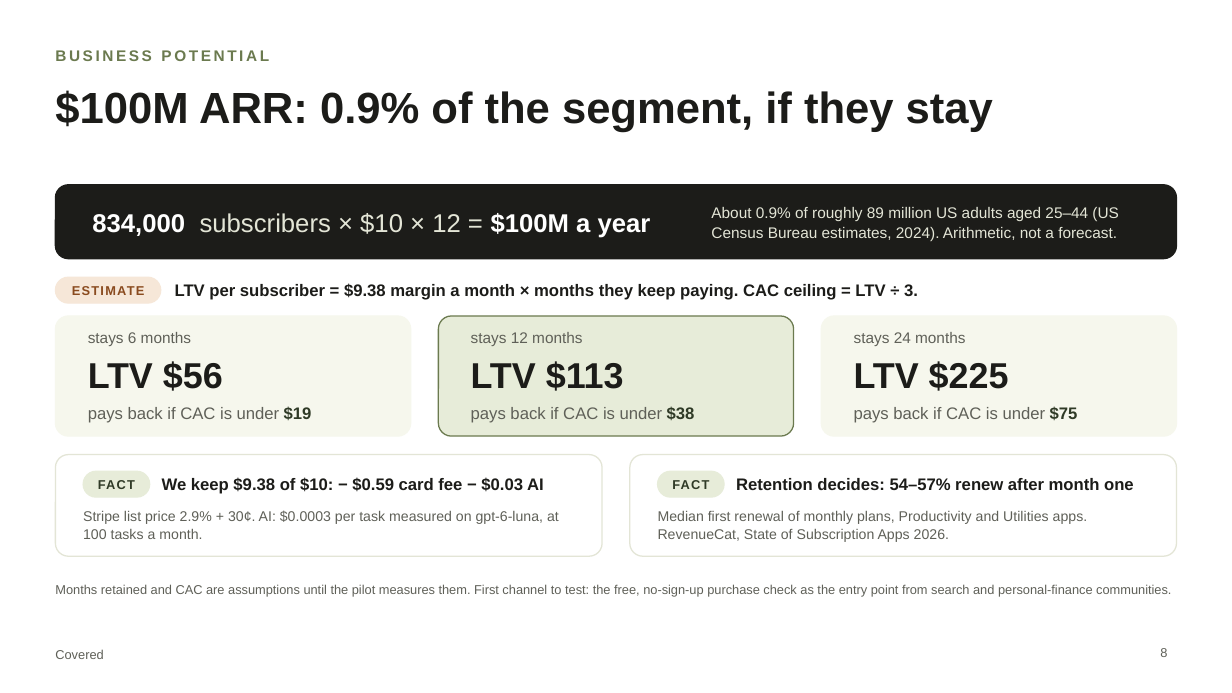
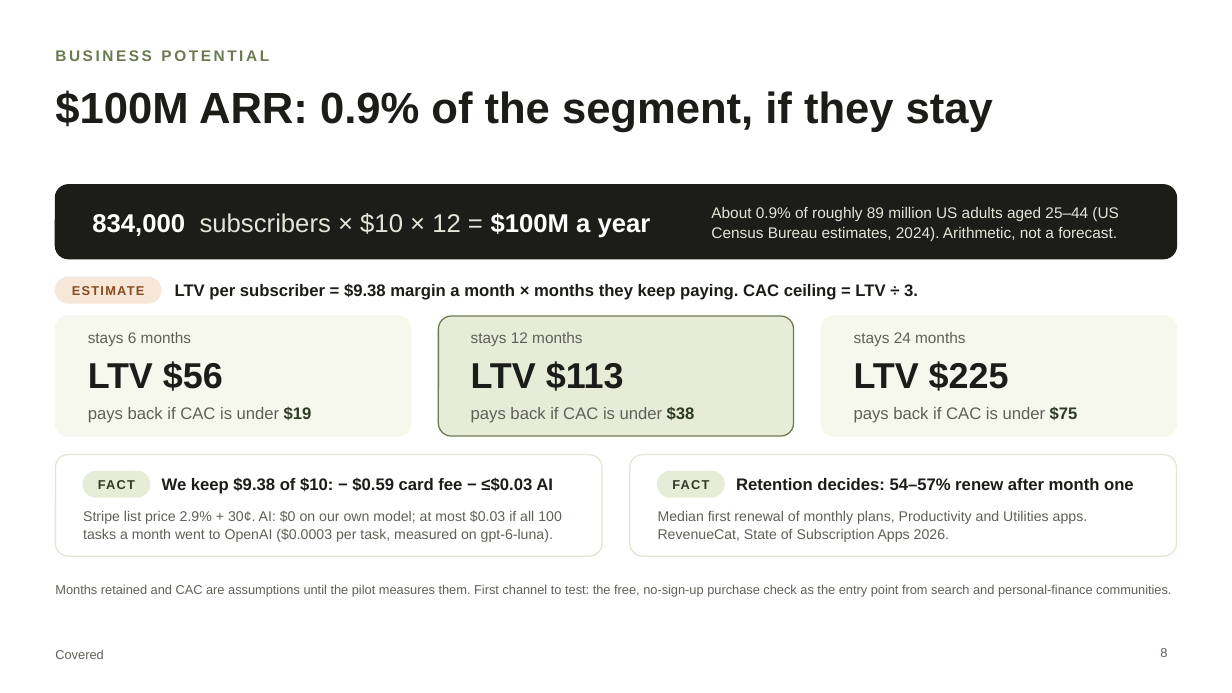
Before and after one commit to chinusoid/FractureTeam, a slide deck: slide 8 of pitch/covered-pitch.pptx. Drawn at 1232x693 pixels with LibreOffice and Linux fonts; fonts in the diff are those of the drawing. Boxes give left, top, right and bottom in pixels: in the first picture for what was removed or moved away, otherwise in the second. Text is boxed around its words. In the diff, an @@ line names an element or a change of style, - is before the commit and + after.

```diff
--- a/pitch/covered-pitch.pptx
+++ b/pitch/covered-pitch.pptx
@@ text at [162,477,553,494]: text changed @@
-We keep $9.38 of $10: − $0.59 card fee − $0.03 AI
+We keep $9.38 of $10: − $0.59 card fee − ≤$0.03 AI
@@ text at [83,510,562,542]: text changed @@
-Stripe list price 2.9% + 30¢. AI: $0.0003 per task measured on gpt-6-luna, at 100 tasks a month.
+Stripe list price 2.9% + 30¢. AI: $0 on our own model; at most $0.03 if all 100 tasks a month went to OpenAI ($0.0003 per task, measured on gpt-6-luna).
```
Also in this commit, not shown: 3 other slides changed, 6 other files.
